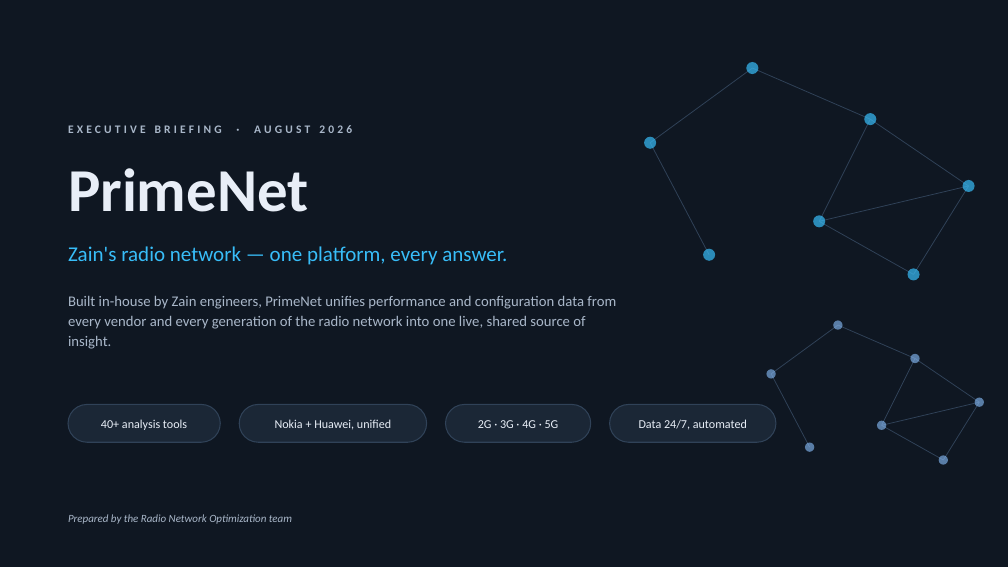
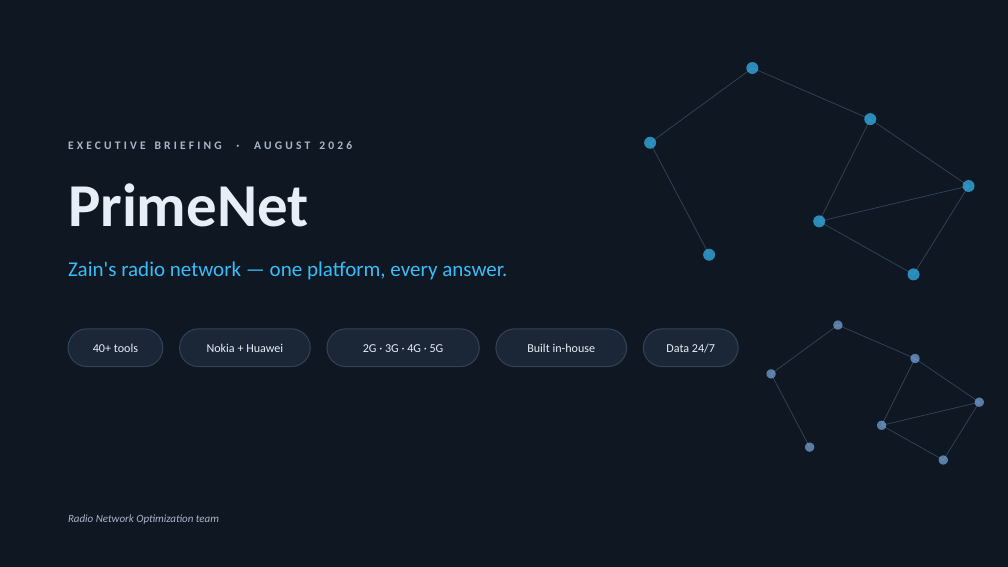
Before and after one commit to MosporD/PrimeNet, a slide deck: slide 1 of PrimeNet_CEO_Briefing.pptx. Drawn at 1008x567 pixels with LibreOffice and Linux fonts; fonts in the diff are those of the drawing. Boxes give left, top, right and bottom in pixels: in the first picture for what was removed or moved away, otherwise in the second. Text is boxed around its words. In the diff, an @@ line names an element or a change of style, - is before the commit and + after.

```diff
--- a/PrimeNet_CEO_Briefing.pptx
+++ b/PrimeNet_CEO_Briefing.pptx
@@ 3 texts: place and size @@
-3 texts at (68,125,507,265)
+3 texts at (68,141,507,280)
@@ text removed at (68,296,616,349) @@
-Built in-house by Zain engineers, PrimeNet unifies performance and configuration data from every vendor and every generation of the radio network into one live, shared source of insight.
@@ rounded rectangle "40+ tools": place and size @@
-rounded rectangle "40+ tools" at (68,405,220,442)
+rounded rectangle "40+ tools" at (68,329,163,367)
@@ rounded rectangle "Nokia + Huawei": place and size @@
-rounded rectangle "Nokia + Huawei" at (239,405,426,442)
+rounded rectangle "Nokia + Huawei" at (180,329,311,367)
@@ rounded rectangle "2G · 3G · 4G ...": place and size @@
-rounded rectangle "2G · 3G · 4G ..." at (445,405,591,442)
+rounded rectangle "2G · 3G · 4G ..." at (327,329,480,367)
@@ rounded rectangle added at (496,329,627,367), fill #1B2736, outline #304258 1 pt, 11.5 pt, text #E8EEF7 @@
+Built in-house
@@ rounded rectangle "Data 24/7": place and size @@
-rounded rectangle "Data 24/7" at (609,405,776,442)
+rounded rectangle "Data 24/7" at (644,329,738,367)
@@ text in rounded rectangle at (93,343,138,352): text changed @@
-40+ analysis tools
+40+ tools
@@ text in rounded rectangle at (207,343,283,352): text changed @@
-Nokia + Huawei, unified
+Nokia + Huawei
@@ text in rounded rectangle at (666,343,715,353): text changed @@
-Data 24/7, automated
+Data 24/7
@@ text at (68,514,219,524): text changed @@
-Prepared by the Radio Network Optimization team
+Radio Network Optimization team
```
Also in this commit, not shown: 4 other slides changed, 2 slides added, 2 slides removed.
